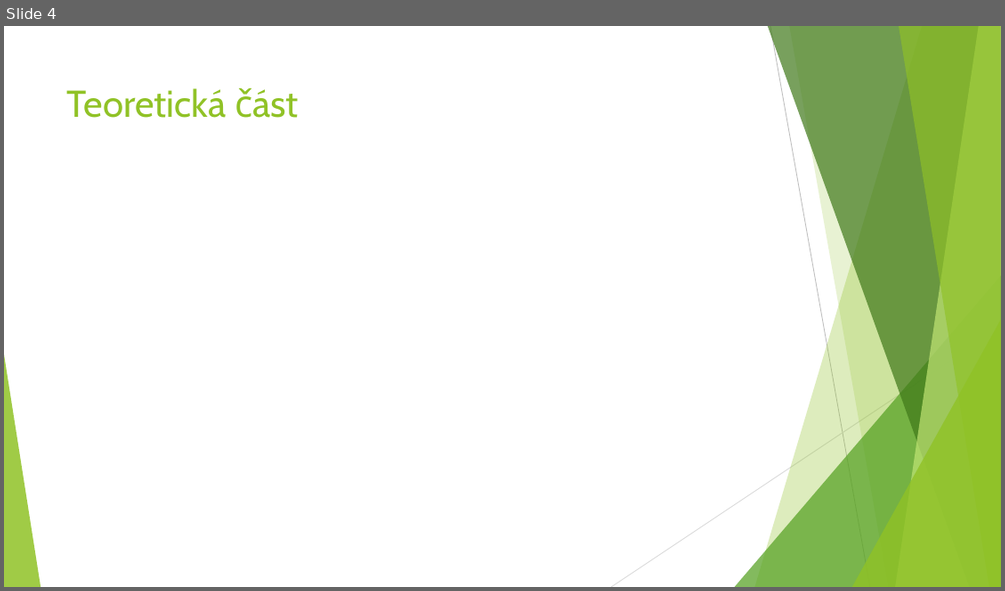
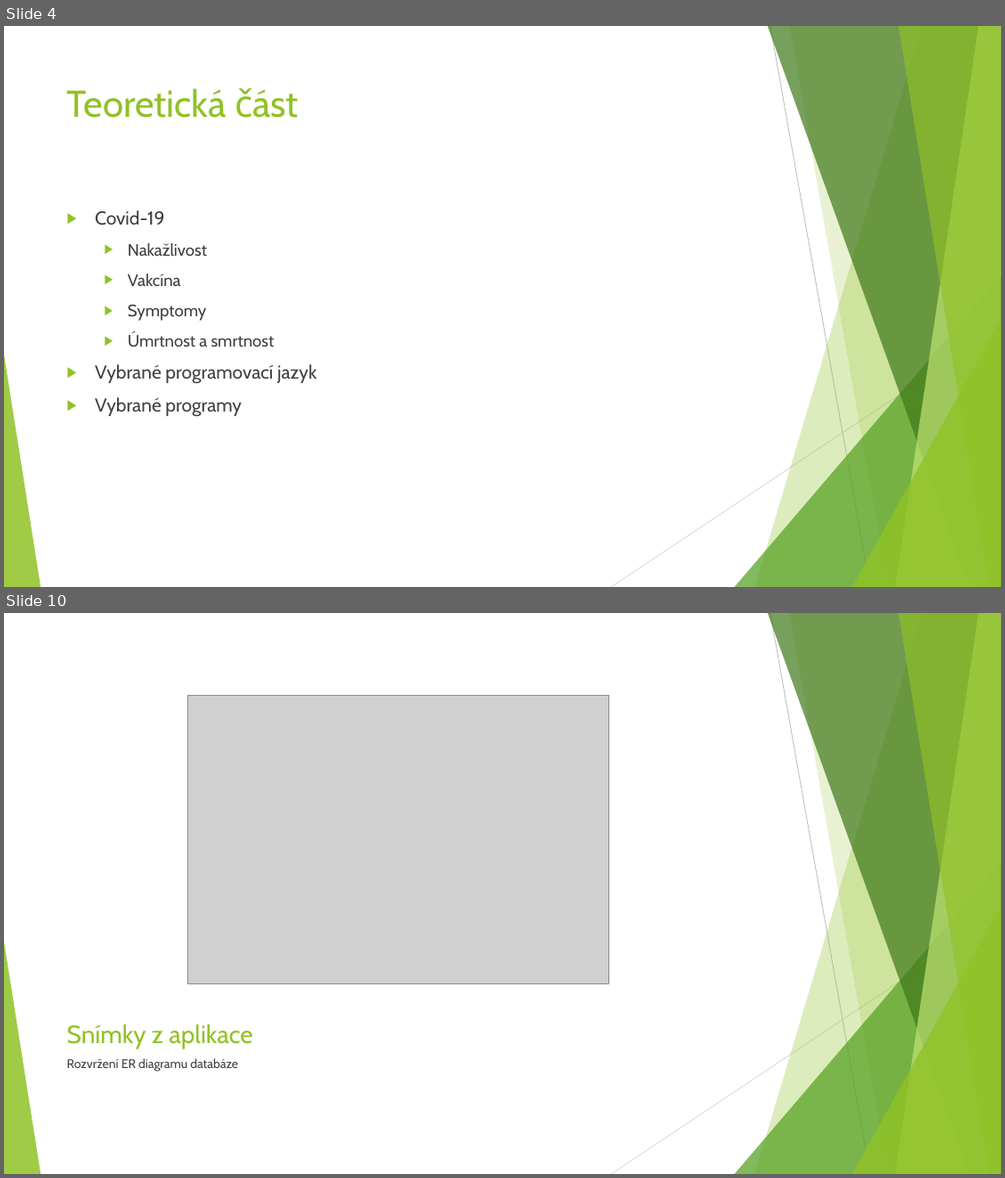
Before and after one commit to NiX3r/CoronaTracker, a slide deck: Documents/CoronaTracker.pptx. Shown one above the other, each under a label of ours: slide 4 before the commit, slides 4 and 10 after it; the slides between them are not shown. The pictures are 1005x591 and 1005x1178 pixels, drawn with LibreOffice and Linux fonts; fonts in the diff are those of the drawing; grey boxes stand for pictures. Boxes give left, top, right and bottom in pixels: in the first picture for what was removed or moved away, otherwise in the second. Text is boxed around its words. In the diff, an @@ line names an element or a change of style, - is before the commit and + after.

```diff
--- a/Documents/CoronaTracker.pptx
+++ b/Documents/CoronaTracker.pptx
@@ slide 10 added at [4,613,1001,1174], background #FFFFFF; not listed: 10 template elements that a slide beside it also shows @@
@@ picture added at [187,695,609,984] @@
@@ title added at [67,1024,252,1048], 24 pt, text #90C226 @@
+Snímky z aplikace
@@ text added at [67,1058,238,1071], 12 pt, text #404040 @@
+Rozvržení ER diagramu databáze
@@ slide 4 changed as well @@
@@ text added at [95,210,316,417], 18 pt, text #404040 @@
+▶ Covid-19
+  ▶ Nakažlivost
+  ▶ Vakcína
+  ▶ Symptomy
+  ▶ Úmrtnost a smrtnost
+▶ Vybrané programovací jazyk
+▶ Vybrané programy
```
Also in this commit, not shown: 6 other slides changed, 6 other slides added, 3 slides removed.
